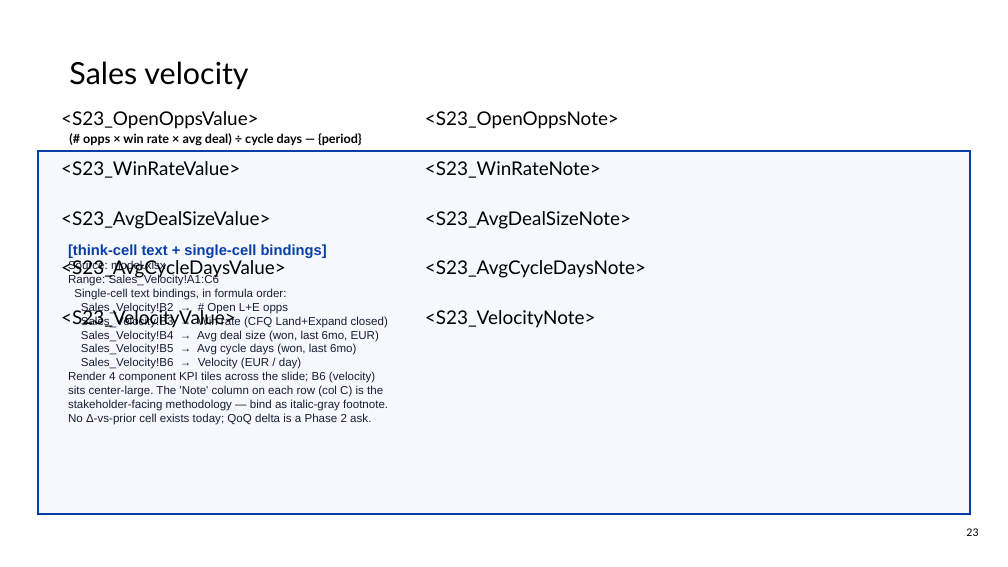
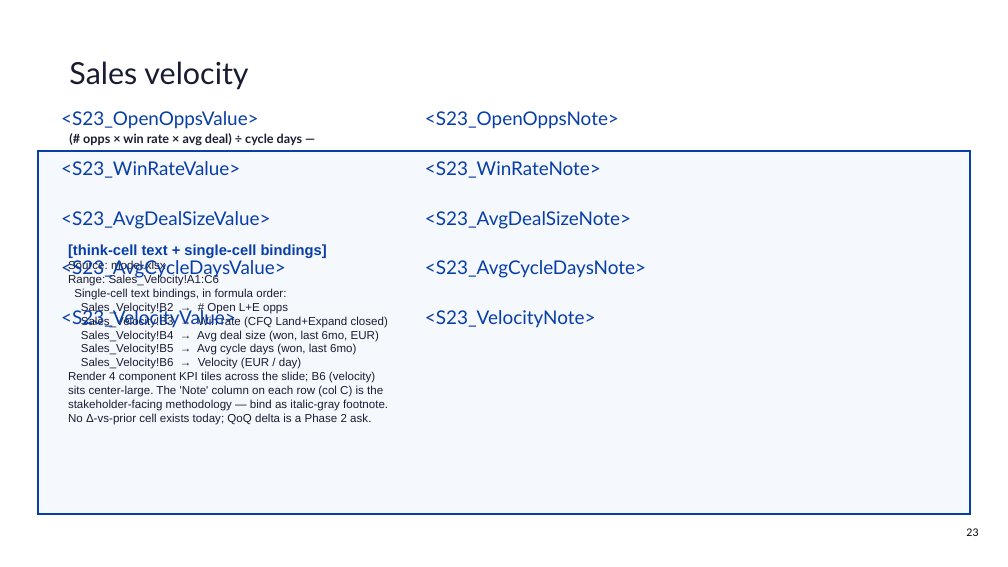
Before and after one commit to Andre-Profitt/sales-ops-copilot, a slide deck: slide 23 of assets/LAND_thinkcell_seed.pptx. Drawn at 1008x567 pixels with LibreOffice and Linux fonts; fonts in the diff are those of the drawing; background and template pictures are left out. Boxes give left, top, right and bottom in pixels: in the first picture for what was removed or moved away, otherwise in the second. Text is boxed around its words. In the diff, an @@ line names an element or a change of style, - is before the commit and + after.

```diff
--- a/assets/LAND_thinkcell_seed.pptx
+++ b/assets/LAND_thinkcell_seed.pptx
@@ text "Sales velocity" at [69, 61, 248, 90]: text colour #000000 to #1A1D31 @@
@@ text at [83, 133, 302, 146]: text changed; text colour #000000 to #1A1D31 @@
-(# opps × win rate × avg deal) ÷ cycle days — {period}
+(# opps × win rate × avg deal) ÷ cycle days —
@@ text colour #000000 to #083EA7 in 10 elements at [61, 111, 259, 129], [425, 111, 619, 129], [61, 161, 240, 178], [425, 161, 601, 178], [61, 211, 270, 229], [425, 211, 631, 229], [61, 260, 286, 279], [425, 260, 646, 278], [61, 308, 236, 328], [425, 310, 596, 328] @@
```
Also in this commit, not shown: 27 other slides changed, 2 other files.
